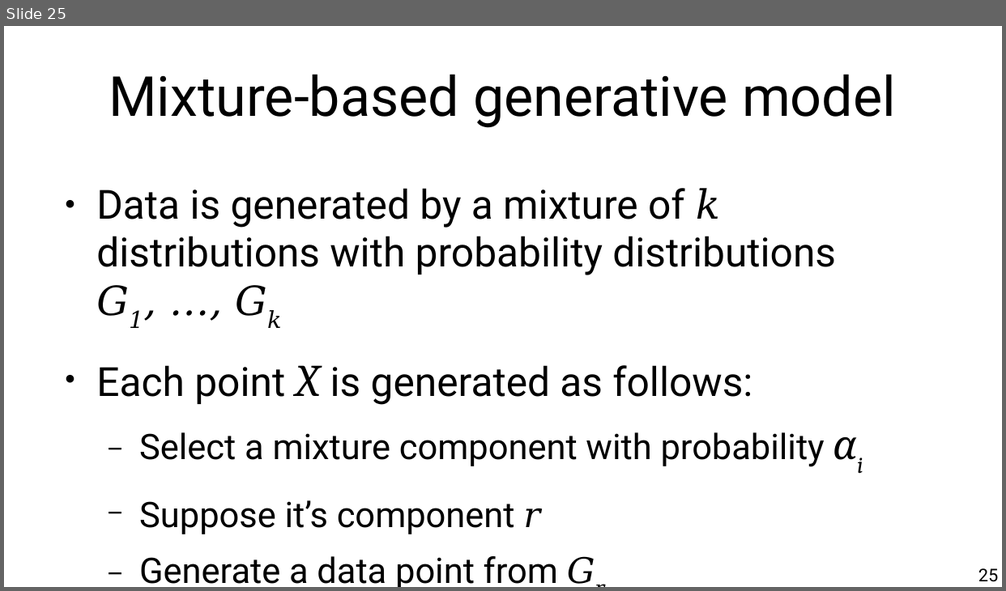
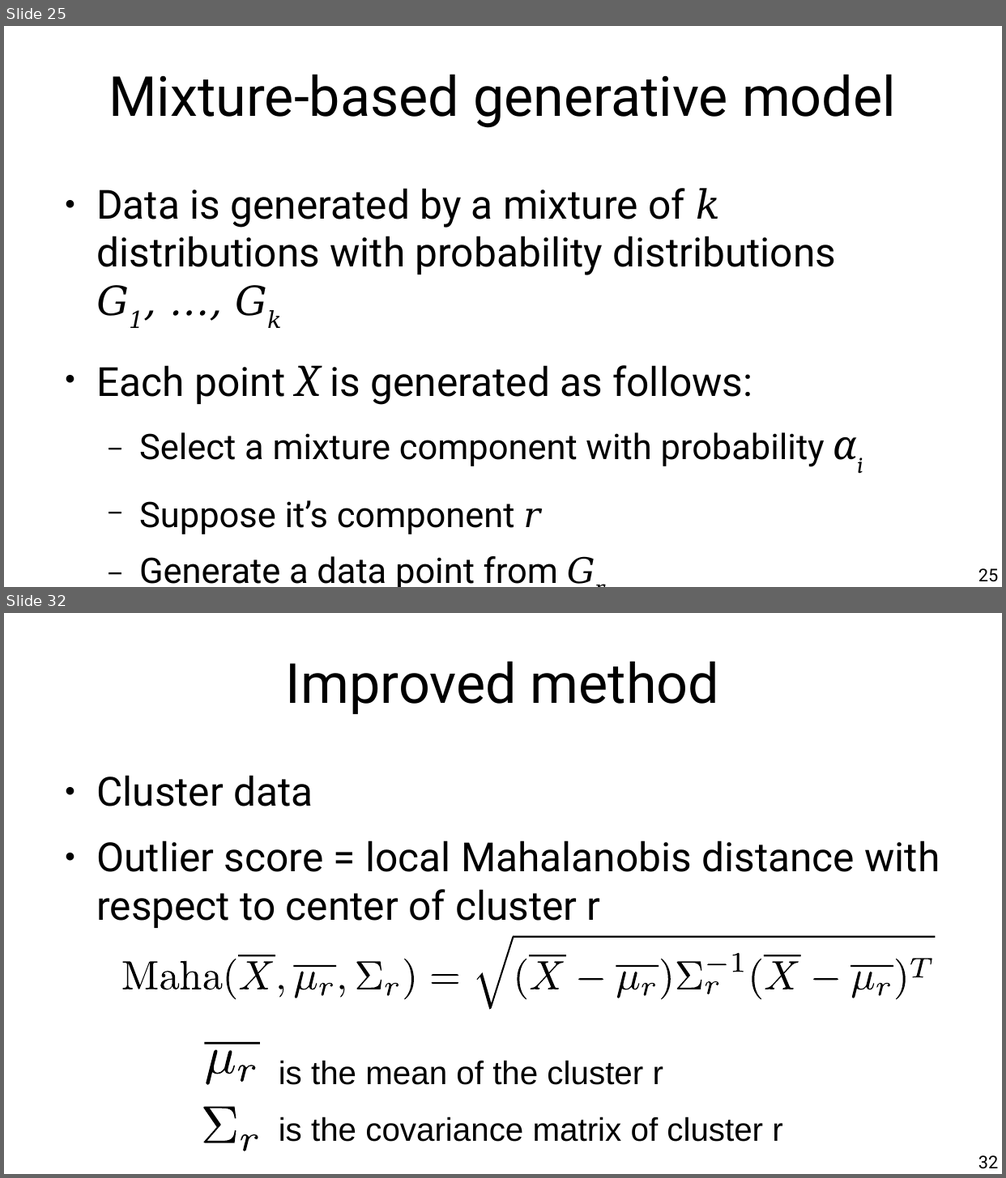
Before and after one commit to chatox/data-mining-course, a slide deck: theory/tt09_outlier_detection.odp. Shown one above the other, each under a label of ours: slide 25 before the commit, slides 25 and 32 after it; the slides between them are not shown. The pictures are 1006x591 and 1006x1178 pixels, drawn with LibreOffice and Linux fonts; fonts in the diff are those of the drawing. Boxes give left, top, right and bottom in pixels: in the first picture for what was removed or moved away, otherwise in the second. Text is boxed around its words. In the diff, an @@ line names an element or a change of style, - is before the commit and + after.

```diff
--- a/theory/tt09_outlier_detection.odp
+++ b/theory/tt09_outlier_detection.odp
@@ slide 32 added at (4, 613, 1002, 1174), background #FFFFFF @@
@@ title added at (286, 661, 719, 714), 44 pt, text #000000 @@
+Improved method
@@ text added at (96, 775, 940, 928), 32 pt, text #000000 @@
+● Cluster data
+● Outlier score = local Mahalanobis distance with respect to center of cluster r
@@ group added at (121, 936, 936, 1010): 40 freeform shapes @@
@@ freeform shape added at (204, 1042, 259, 1045), fill #000000 @@
@@ freeform shape added at (206, 1050, 235, 1086), fill #000000 @@
@@ freeform shape added at (239, 1066, 256, 1083), fill #000000 @@
@@ text added at (279, 1060, 663, 1085), 26 pt, text #000000 @@
+is the mean of the cluster r
@@ freeform shape added at (201, 1107, 260, 1152), fill #FFFFFF @@
@@ freeform shape added at (203, 1107, 236, 1144), fill #000000 @@
@@ text added at (279, 1117, 782, 1142), 26 pt, text #000000 @@
+is the covariance matrix of cluster r
@@ freeform shape added at (241, 1135, 258, 1152), fill #000000 @@
@@ page number added at (978, 1156, 998, 1169), 14 pt, text #000000 @@
+32
```
Also in this commit, not shown: 5 slides changed, 23 other slides added, 3 slides removed.
